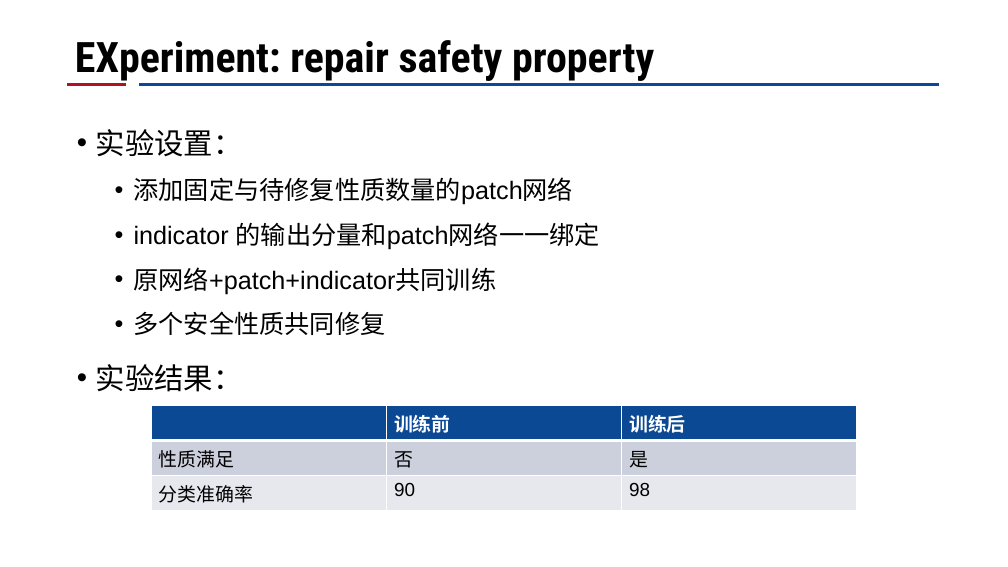
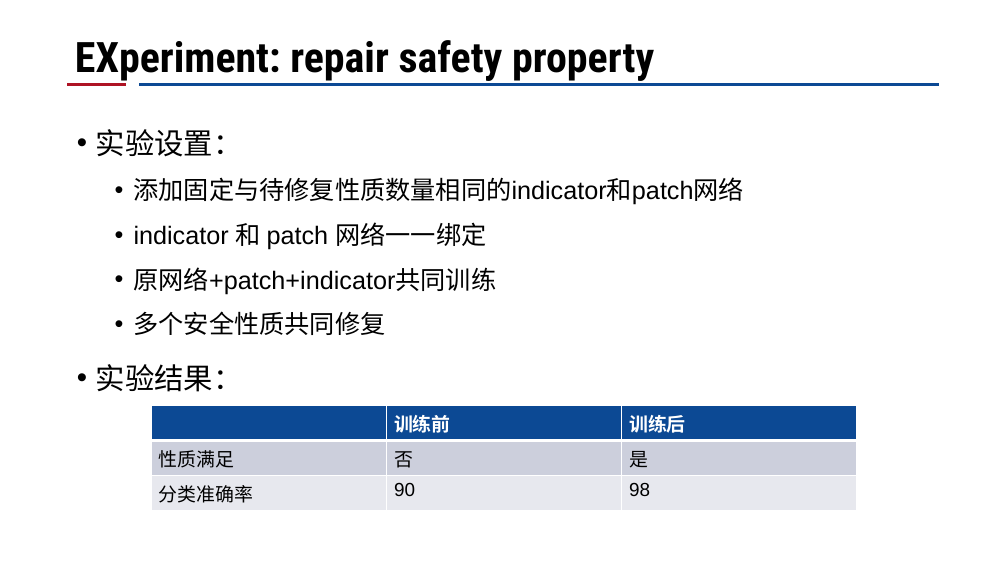
Before and after one commit to CRhapsody/Presentation_Slides, a slide deck: slide 10 of 神经网络修复工作进展.pptx (slide 11 before the commit). Drawn at 1008x567 pixels with LibreOffice and Linux fonts; fonts in the diff are those of the drawing; background and template pictures are left out. Boxes give left, top, right and bottom in pixels: in the first picture for what was removed or moved away, otherwise in the second. Text is boxed around its words. In the diff, an @@ line names an element or a change of style, - is before the commit and + after.

```diff
--- a/神经网络修复工作进展.pptx
+++ b/神经网络修复工作进展.pptx
@@ text at (134,177,744,250): text changed @@
-  • 添加固定与待修复性质数量的patch网络
-  • indicator 的输出分量和patch网络一一绑定
+  • 添加固定与待修复性质数量相同的indicator和patch网络
+  • indicator 和 patch 网络一一绑定
```
Also in this commit, not shown: 1 other slide changed, 1 slide removed, 1 other file.
